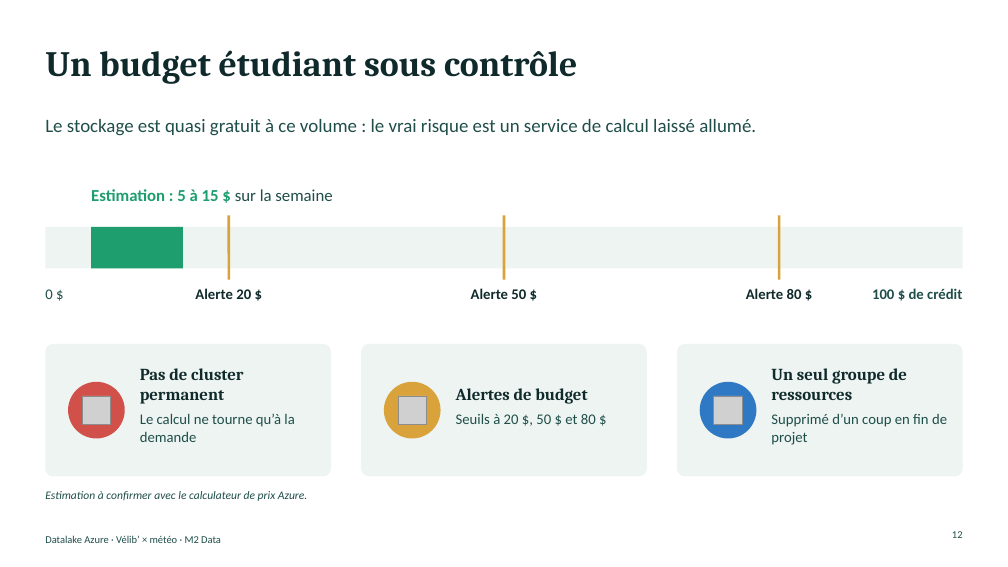
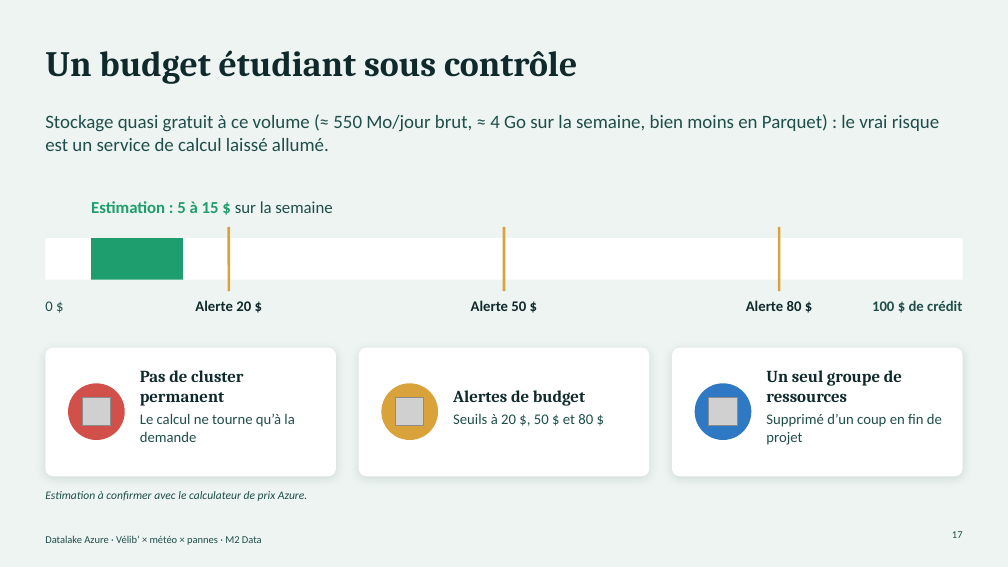
Before and after one commit to developpeur239/data-engineering-journey, a slide deck: slide 17 of fiche_sujet_velib_meteo.pptx (slide 12 before the commit). Drawn at 1008x567 pixels with LibreOffice and Linux fonts; fonts in the diff are those of the drawing; grey boxes stand for pictures. Boxes give left, top, right and bottom in pixels: in the first picture for what was removed or moved away, otherwise in the second. Text is boxed around its words. In the diff, an @@ line names an element or a change of style, - is before the commit and + after.

```diff
--- a/fiche_sujet_velib_meteo.pptx
+++ b/fiche_sujet_velib_meteo.pptx
@@ background #FFFFFF to #EDF4F1 @@
@@ text at (45, 114, 940, 151): text changed @@
-Le stockage est quasi gratuit à ce volume : le vrai risque est un service de calcul laissé allumé.
+Stockage quasi gratuit à ce volume (≈ 550 Mo/jour brut, ≈ 4 Go sur la semaine, bien moins en Parquet) : le vrai risque est un service de calcul laissé allumé.
@@ 6 texts, 3 lines, 2 rectangles: place and size @@
-6 texts, 3 lines, 2 rectangles at (45, 189, 963, 299)
+6 texts, 3 lines, 2 rectangles at (45, 201, 963, 311)
@@ rectangle at (45, 238, 963, 280): fill #EDF4F1 to #FFFFFF @@
@@ rounded rectangle: place and size @@
-rounded rectangle at (45, 344, 331, 476)
+rounded rectangle at (45, 348, 336, 476)
@@ rounded rectangle: place and size @@
-rounded rectangle at (361, 344, 647, 476)
+rounded rectangle at (358, 348, 649, 476)
@@ fill #EDF4F1 to #FFFFFF; shadow on; proportions changed in 3 elements at (358, 348, 649, 476), (45, 348, 336, 476), (672, 348, 963, 476) @@
@@ rounded rectangle: place and size @@
-rounded rectangle at (678, 344, 963, 476)
+rounded rectangle at (672, 348, 963, 476)
@@ text "Un seul groupe de ressources": place and size @@
-text "Un seul groupe de ressources" at (771, 368, 907, 400)
+text "Un seul groupe de ressources" at (766, 370, 902, 402)
@@ 2 pictures, 1 ellipse: place and size @@
-2 pictures, 1 ellipse at (399, 382, 757, 439)
+2 pictures, 1 ellipse at (395, 383, 752, 440)
@@ text "Supprimé d’un coup en fin ...": place and size @@
-text "Supprimé d’un coup en fin ..." at (771, 413, 947, 445)
+text "Supprimé d’un coup en fin ..." at (766, 413, 942, 445)
@@ text at (45, 535, 262, 545): text changed @@
-Datalake Azure · Vélib’ × météo · M2 Data
+Datalake Azure · Vélib’ × météo × pannes · M2 Data
@@ page number at (952, 531, 963, 538): text changed @@
-12
+17
```
Also in this commit, not shown: 11 other slides changed, 6 slides added, 1 slide removed.
